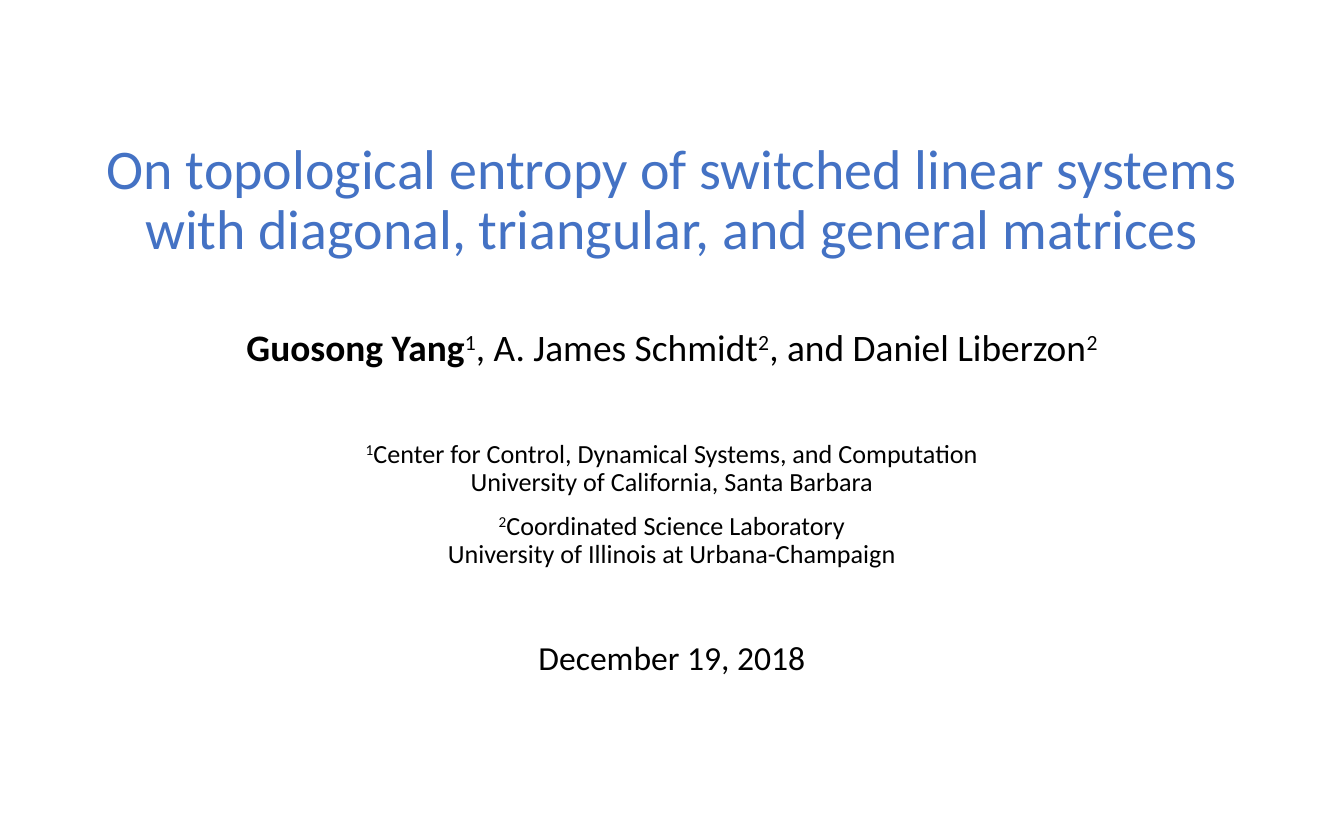
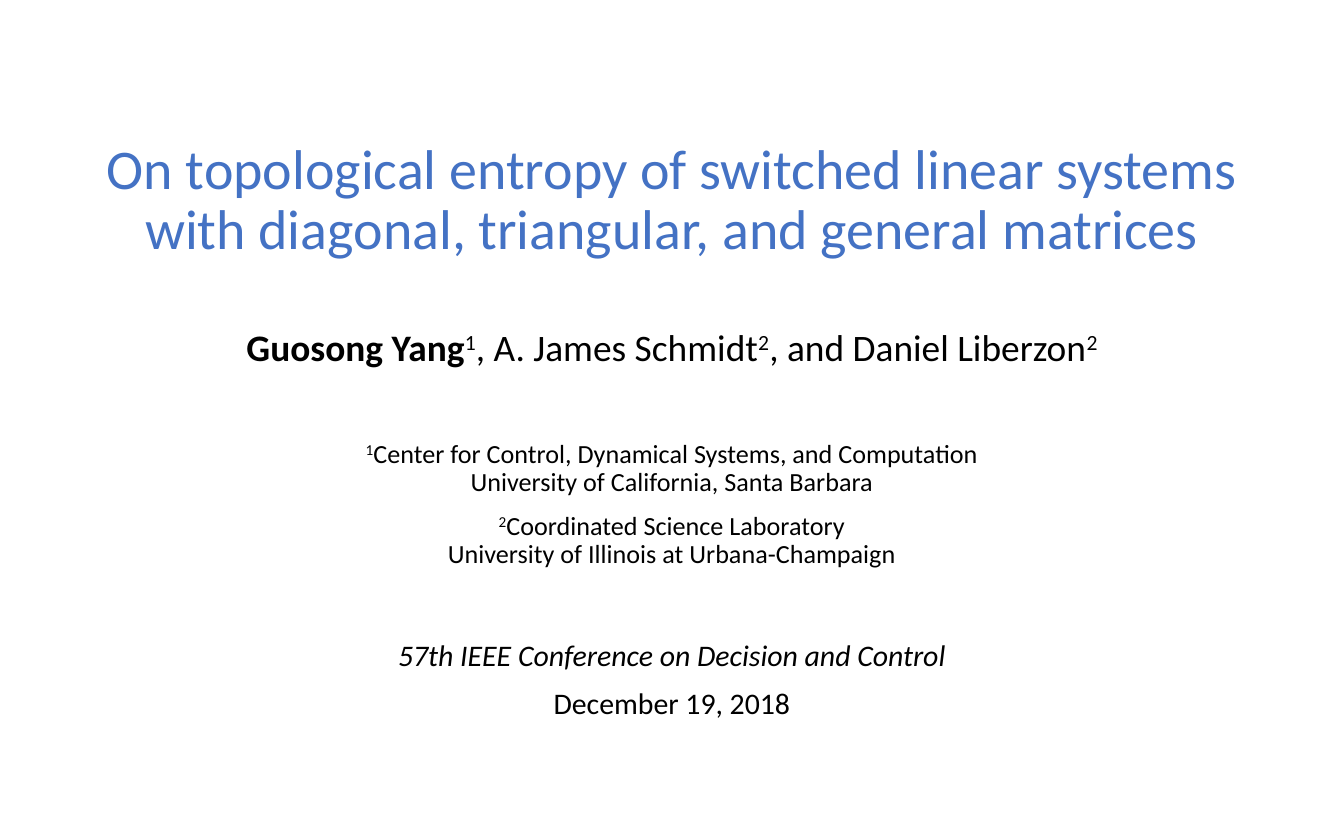
Before and after one commit to guosong-yang/guosong-yang.github.io, a slide deck: slide 1 of resources/YSL-SwTopEnt-CDC2018-Slides.ppsx. Drawn at 1344x840 pixels with LibreOffice and Linux fonts; fonts in the diff are those of the drawing. Boxes give left, top, right and bottom in pixels: in the first picture for what was removed or moved away, otherwise in the second. Text is boxed around its words. In the diff, an @@ line names an element or a change of style, - is before the commit and + after.

```diff
--- a/resources/YSL-SwTopEnt-CDC2018-Slides.ppsx
+++ b/resources/YSL-SwTopEnt-CDC2018-Slides.ppsx
@@ subtitle at (398, 645, 945, 670): paragraph added @@
+57th IEEE Conference on Decision and Control
@@ subtitle at (554, 693, 790, 718): size 18 to 16 pt in "December 19, 2018" @@
```
Also in this commit, not shown: 2 other slides changed, 1 other file.
